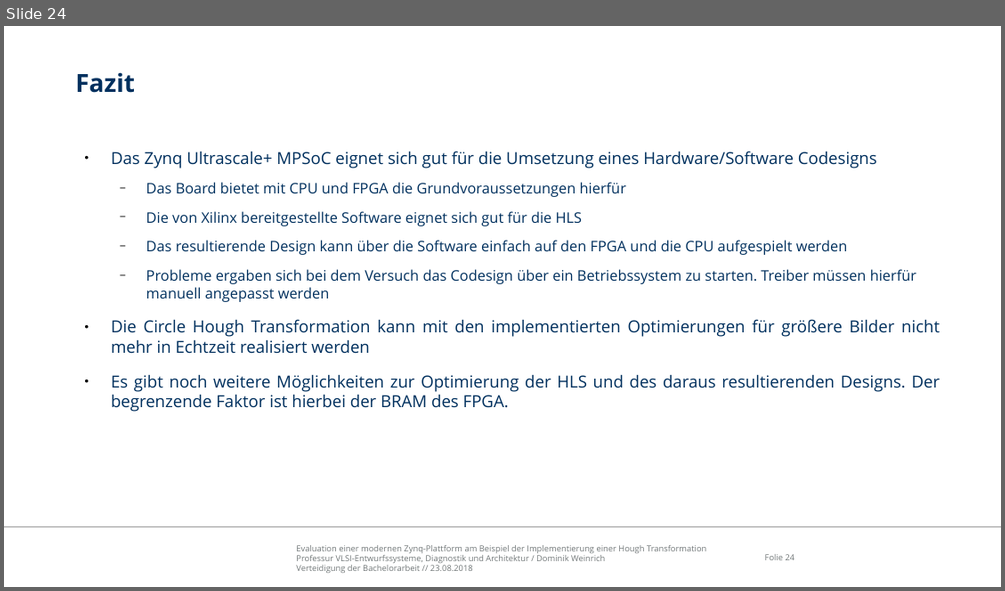
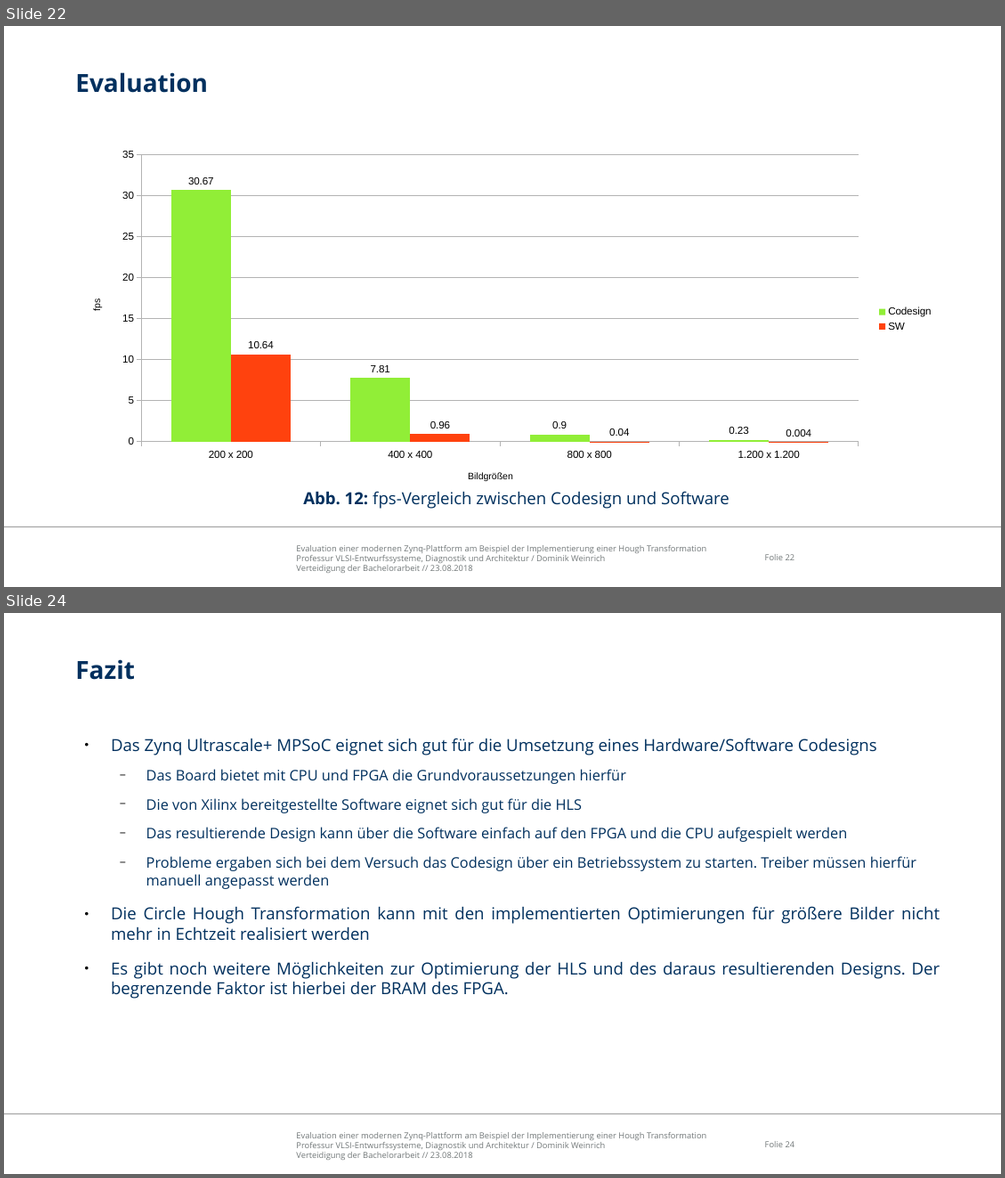
Before and after one commit to freeDom-/hough, a slide deck: Verteidigung/Verteidigung.odp. Shown one above the other, each under a label of ours: slide 24 before the commit, slides 22 and 24 after it; the slides between them are not shown. The pictures are 1005x591 and 1005x1178 pixels, drawn with LibreOffice and Linux fonts; fonts in the diff are those of the drawing; background and template pictures are left out. Boxes give left, top, right and bottom in pixels: in the first picture for what was removed or moved away, otherwise in the second. Text is boxed around its words. In the diff, an @@ line names an element or a change of style, - is before the commit and + after.

```diff
--- a/Verteidigung/Verteidigung.odp
+++ b/Verteidigung/Verteidigung.odp
@@ slide 22 added at (4, 26, 1001, 587), background #FFFFFF; not listed: 3 template elements that a slide beside it also shows @@
@@ title added at (75, 72, 208, 93), 24 pt, text #00305E, bold @@
+Evaluation
@@ column chart added at (76, 141, 941, 496) @@
+categories: 200 x 200, 400 x 400, 800 x 800, 1.200 x 1.200
+Codesign: 30.67, 7.81, 0.9, 0.23
+SW: 10.64, 0.96, 0.04, 0.004
@@ text added at (303, 491, 729, 508), 16 pt, text #00305E @@
+Abb. 12: fps-Vergleich zwischen Codesign und Software
```
Also in this commit, not shown: 6 slides changed, 5 other slides added, 2 slides removed, 1 other file.
